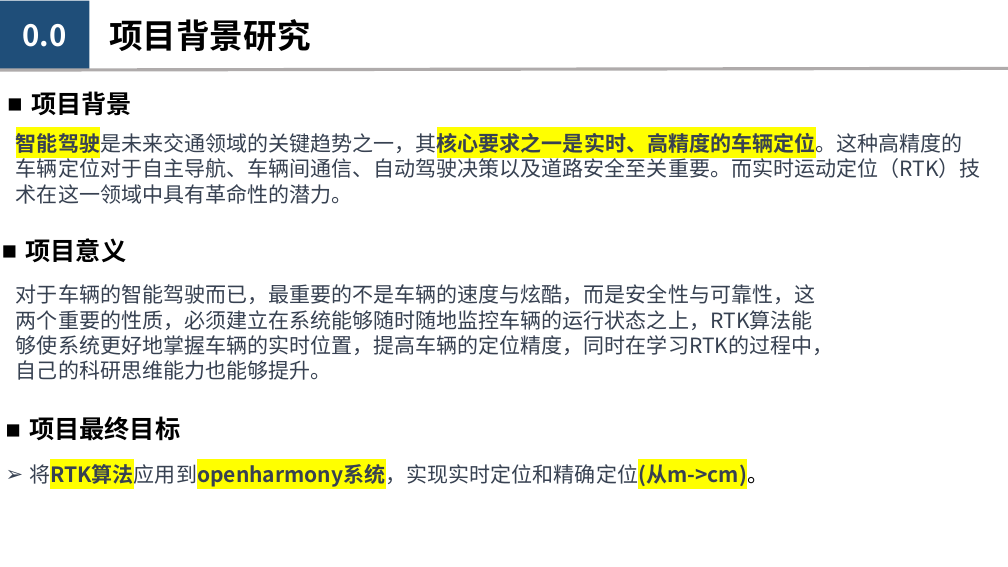
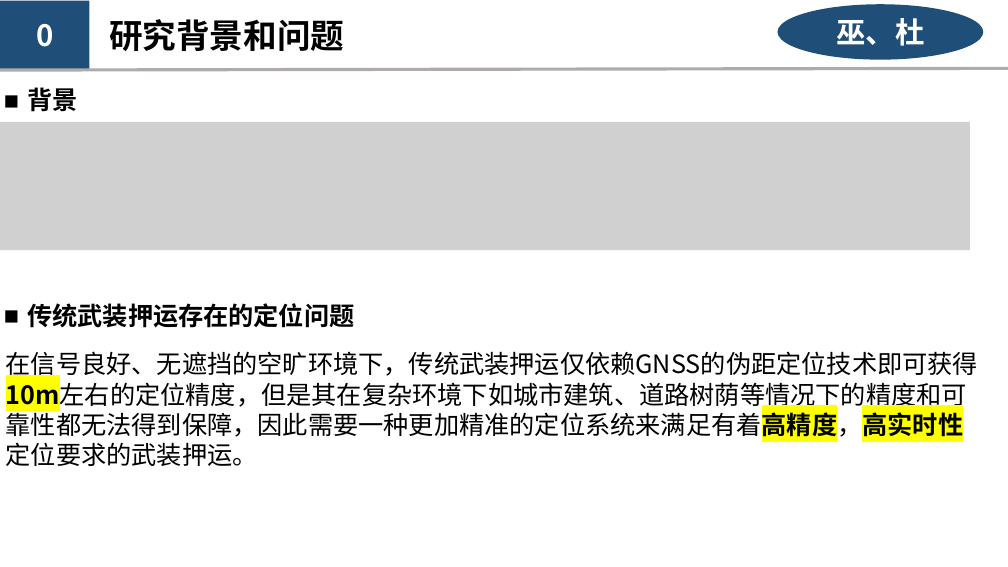
Before and after one commit to kashima19960/ppt-summary, a slide deck: slide 3 of summary/lastest_version/室外定位—项目计划汇报.pptx (slide 2 before the commit). Drawn at 1008x567 pixels with LibreOffice and Linux fonts; fonts in the diff are those of the drawing; grey boxes stand for pictures. Boxes give left, top, right and bottom in pixels: in the first picture for what was removed or moved away, otherwise in the second. Text is boxed around its words. In the diff, an @@ line names an element or a change of style, - is before the commit and + after.

```diff
--- a/summary/lastest_version/室外定位—项目计划汇报.pptx
+++ b/summary/lastest_version/室外定位—项目计划汇报.pptx
@@ text in rectangle at (x1=36, y1=24, x2=53, y2=47): text changed @@
-0.0
+0
@@ text at (x1=109, y1=19, x2=344, y2=51): text changed @@
-项目背景研究
+研究背景和问题
@@ ellipse added at (x1=777, y1=5, x2=983, y2=60), fill #1F4E79, 28 pt, text #FFFFFF, bold @@
+巫、杜
@@ text at (x1=28, y1=87, x2=78, y2=112): text changed @@
-■ 项目背景
+■ 背景
@@ picture added at (x1=0, y1=122, x2=970, y2=250) @@
@@ text removed at (x1=16, y1=130, x2=981, y2=204) @@
-智能驾驶是未来交通领域的关键趋势之一，其核心要求之一是实时、高精度的车辆定位。这种高精度的车辆定位对于自主导航、车辆间通信、自动驾驶决策以及道路安全至关重要。而实时运动定位（RTK）技术在这一领域中具有革命性的潜力。
@@ text removed at (x1=16, y1=284, x2=834, y2=380) @@
-对于车辆的智能驾驶而已，最重要的不是车辆的速度与炫酷，而是安全性与可靠性，这两个重要的性质，必须建立在系统能够随时随地监控车辆的运行状态之上，RTK算法能够使系统更好地掌握车辆的实时位置，提高车辆的定位精度，同时在学习RTK的过程中，自己的科研思维能力也能够提升。
@@ text at (x1=28, y1=303, x2=355, y2=328): text changed @@
-■ 项目意义
+■ 传统武装押运存在的定位问题
@@ text at (x1=6, y1=351, x2=978, y2=466): text changed; size 20 to 24 pt; text colour #374151 to #000000; bold off @@
-➢ 将RTK算法应用到openharmony系统，实现实时定位和精确定位(从m->cm)。
+在信号良好、无遮挡的空旷环境下，传统武装押运仅依赖GNSS的伪距定位技术即可获得10m左右的定位精度，但是其在复杂环境下如城市建筑、道路树荫等情况下的精度和可靠性都无法得到保障，因此需要一种更加精准的定位系统来满足有着高精度，高实时性定位要求的武装押运。
@@ text removed at (x1=29, y1=416, x2=180, y2=441) @@
-■ 项目最终目标
```
Also in this commit, not shown: 8 other slides changed, 7 slides added, 10 slides removed, 1 other file.
